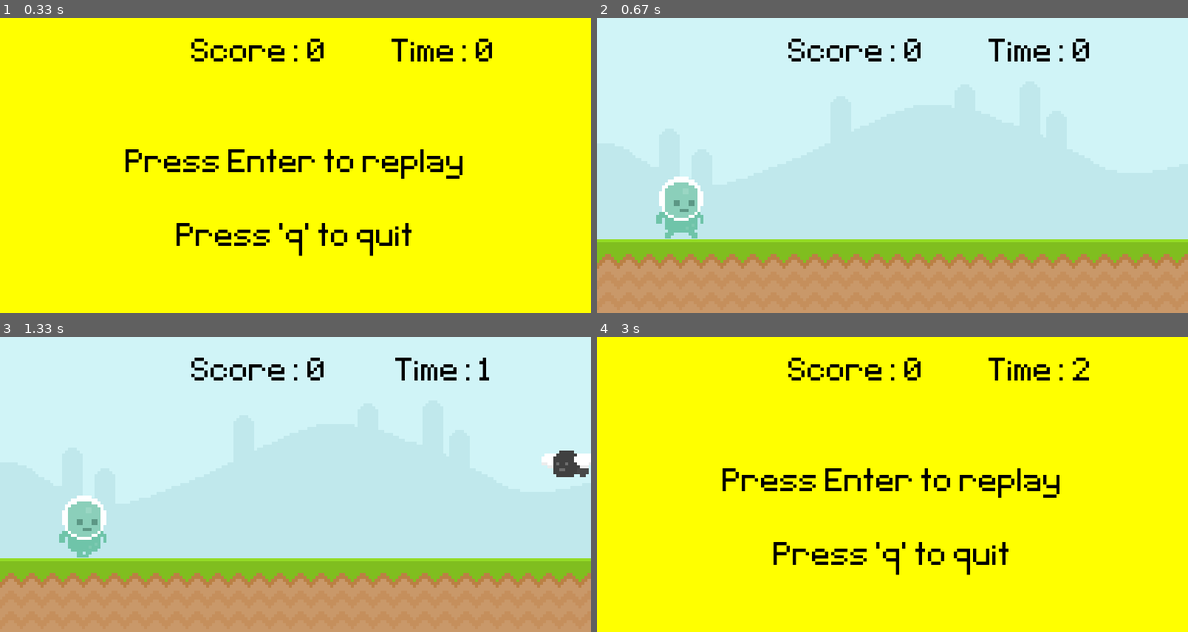
Above: before the commit, frames 1-4 (two rows, left to right).
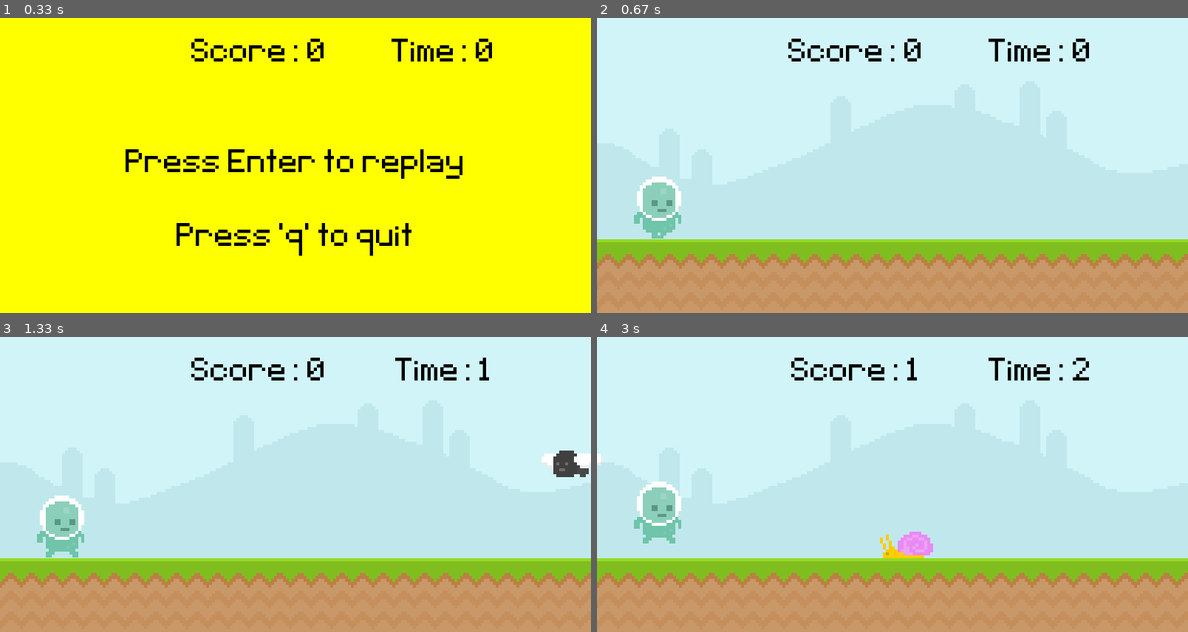
Above: after the commit, the same moments.

Repository: PaoloGuglie/Clear_Code_Tutorials
Game: pygame game, started from introduction to Pygame/game/main.py
The game is run twice, just before and just after one commit, with the same random seed, the same clock (stepped at 60 frames per second) and the same inputs.
Inputs:
- Up to frame 1 (0.33 s): no input
- Up to frame 2 (0.67 s): tap Enter at 0.33 s
- Up to frame 3 (1.33 s): tap Space at 0.67, 1.07 s
- Up to frame 4 (3 s): tap Space at 1.37, 1.9, 2.2, 2.4, 2.7, 2.97 s

Frame 1 is identical in both runs. In frame 2, 1.7% of the frame differs, in the area x 6-18%, y 53-75%; in frame 3, 1.7%; in frame 4, 100%, in the area x 0-100%, y 0-100%.

Commit message:
Created player class and deleted old player code, creating cleaner code overall. Still, collisions won't work until obstacles classes are created.

Diff:
--- a/introduction to Pygame/project 1/main.py
+++ b/introduction to Pygame/game/main.py
@@ -5,6 +5,48 @@
 from settings import *
 
 
+#                   CLASSES
+class Player(pygame.sprite.Sprite):
+    def __init__(self):
+        # Data
+        super().__init__()
+        player_walk_1 = pygame.image.load('../graphics/Player/player_walk_1.png').convert_alpha()
+        player_walk_2 = pygame.image.load('../graphics/Player/player_walk_2.png').convert_alpha()
+        self.player_walk = [player_walk_1, player_walk_2]
+        self.player_jump = pygame.image.load('../graphics/Player/jump.png').convert_alpha()
+        self.player_index = 0
+        # Default sprite
+        self.image = self.player_walk[self.player_index]
+        self.rect = self.image.get_rect(topleft=(50, 215))
+        self.gravity = 0
+
+    def player_input(self):
+        keys = pygame.key.get_pressed()
+        # Jump
+        if keys[pygame.K_SPACE] and self.rect.y >= 215:
+            self.gravity = -20
+
+    def apply_gravity(self):
+        self.gravity += 1
+        self.rect.y += self.gravity
+        if self.rect.y >= 215:
+            self.rect.y = 215
+
+    def animation(self):
+        if self.rect.bottom < 215:
+            # Show jump animation
+            self.image = self.player_jump
+        else:
+            self.player_index += 0.1
+            self.image = self.player_walk[int(self.player_index) % 2]  # Clever by me!
+
+    # Run the other functions
+    def update(self):
+        self.player_input()
+        self.apply_gravity()
+        self.animation()
+
+
 #                   FUNCTIONS
 def quit_game():
     pygame.quit()
@@ -49,18 +91,6 @@
         return obstacle_list
     else:
         return []
-
-
-def player_animation():
-    # Declare global variables that will be changed
-    global player_surface, player_index
-
-    if player_rectangle.bottom < 215:
-        # Show jump animation
-        player_surface = player_jump
-    else:
-        player_index += 0.1
-        player_surface = player_walk[int(player_index) % 2]  # Clever by me!
 
 
 #                   INITIALIZE
@@ -91,16 +121,9 @@
 # Obstacles list
 obstacle_rect_list = []
 
-# Player assets
-player_walk_1 = pygame.image.load('../graphics/Player/player_walk_1.png').convert_alpha()
-player_walk_2 = pygame.image.load('../graphics/Player/player_walk_2.png').convert_alpha()
-player_walk = [player_walk_1, player_walk_2]
-player_jump = pygame.image.load('../graphics/Player/jump.png').convert_alpha()
-player_index = 0
-
-# Get player surface and rectangle
-player_surface = player_walk[player_index]
-player_rectangle = player_surface.get_rect(topleft=(80, 215))
+# Player
+player = pygame.sprite.GroupSingle()
+player.add(Player())
 
 # Obstacle spawn timer
 obstacle_timer = pygame.USEREVENT + 1
@@ -123,14 +146,7 @@
         if event.type == pygame.QUIT:
             quit_game()
 
-        if GAME_ACTIVE:
-            # Jump
-            if event.type == pygame.KEYDOWN:
-                if event.key == pygame.K_SPACE:
-                    if player_rectangle.y == 215:
-                        PLAYER_GRAVITY = -20
-
-        else:
+        if not GAME_ACTIVE:
             if event.type == pygame.KEYDOWN:
                 if event.key == pygame.K_RETURN:
                     # Restart the game
@@ -164,17 +180,12 @@
         screen.blit(ground_surface, (0, 300))
 
         # Player
-        player_animation()
-        screen.blit(player_surface, player_rectangle)
+        player.draw(screen)
+        player.update()
 
         # Display score and time
         display_score()
         display_time()
-
-        # Player movement
-        if PLAYER_GRAVITY < 0 or player_rectangle.y != 215:
-            PLAYER_GRAVITY += 1
-            player_rectangle.y += PLAYER_GRAVITY
 
         # Obstacle movement
         obstacle_rect_list = obstacle_movement(obstacle_rect_list)
@@ -186,14 +197,6 @@
                 SCORE += 1
                 display_score()
 
-        # Check for player-obstacle collision
-        for obstacle in obstacle_rect_list:
-            if player_rectangle.colliderect(obstacle):
-                # Game over
-                GAME_ACTIVE = False
-                # Get current time
-                FINAL_TIME = int(pygame.time.get_ticks() / 1000)
-
     else:
         # Game over screen
         screen.fill('Yellow')
Renamed: introduction to Pygame/project 1/settings.py -> introduction to Pygame/game/settings.py
